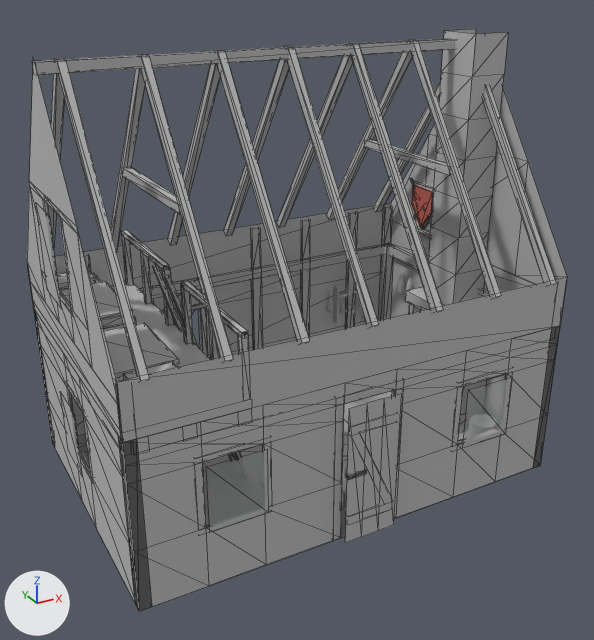
The glTF model game/assets/modelle/gebaeude/neubau/wohnhaus_elb_s1_g2_innen.glb: old version first, new version second.
Before and after are seen from a camera (50 mm lens) standing at (-5.35, -10.13, 7.44) and looking at (-0.07, -0.53, 2.64). The axes (+X, +Y, +Z) are drawn at lower left. The lights are the same throughout. The picture after the commit comes second. Mesh edges are drawn as thin lines on the coarser meshes. Vertices at exactly the same position are counted once.

Names of what the first picture shows: 'Einrichtung_Hauswappen', 'Glas', 'Herd_Set', 'Raum', 'Schlafplatz_Set' and 3 more.
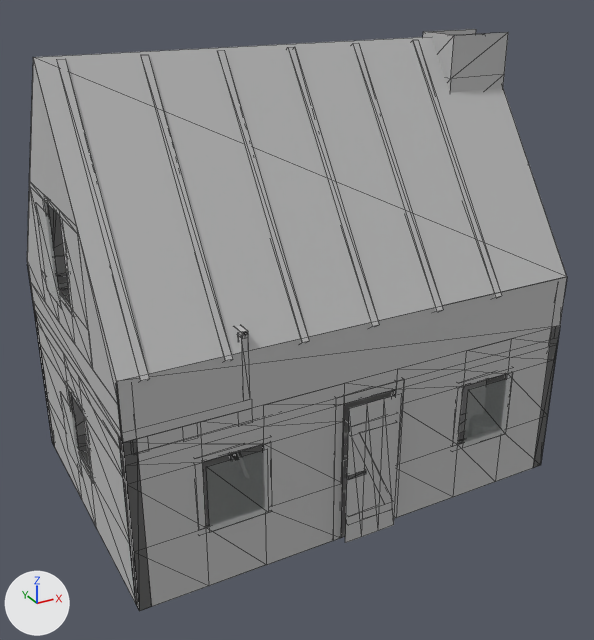
Pixel boxes (x1, y1, x2, y2) of what changed, in the pictures (594 x 640 px):
part 1 of me_raum, deleted
    before: (374, 80, 441, 212)
part 2 of me_raum, deleted
    before: (32, 38, 455, 75)
part 3 of me_raum, deleted
    before: (483, 86, 556, 285)
part 4 of me_raum, built on
    before: (428, 29, 508, 305)
    after: (33, 29, 567, 381)
'Schlafplatz_Set', unchanged, covered by the edit
    before: (58, 270, 180, 381)
    after: (58, 273, 70, 302)

What changed in the scene script:
```text
Change me_raum:
    used by ob_raum; location = (0.0, 0.0, 0.0)
    verts and faces of me_raum; kept vertices keep their numbers, new ones are numbered from 750
    before: 719 (2.68, -0.7, 2.3), 722 (2.68, 0.0, 2.3) at pixel (426, 295), 723 (2.68, 0.0, 2.9) at pixel (428, 261), 724 (2.68, -0.7, 2.9) at pixel (455, 274), 727 (2.68, -0.7, 4.1)
    before: 729 (2.68, 0.0, 3.5) at pixel (430, 226), 730 (2.68, -0.7, 3.5) at pixel (458, 238), 733 (2.68, 0.0, 4.7) at pixel (436, 151), 734 (2.68, 0.0, 4.1) at pixel (433, 189), 737 (2.68, 0.0, 5.3)
    before: 738 (2.68, -0.7, 4.7) at pixel (465, 160), 739 (2.68, -0.7, 5.3) at pixel (468, 119), 742 (2.68, 0.0, 5.9) at pixel (441, 71), 744 (2.68, -0.7, 6.48) at pixel (475, 34), 748 (2.68, 0.0, 6.48) at pixel (444, 30)
    before: 749 (2.68, -0.7, 5.9) at pixel (472, 76)
    remove me_raum.from_pydata(...)  # 750 vertices, 794 faces; spans x -3.28..3.28, y -2.5..2.03, z 0.14..6.48
    add me_raum.from_pydata(...)  # 732 vertices, 774 faces; spans x -3.28..3.28, y -2.5..2.03, z 0.14..6.48
    me_raum part 1: the loose piece of 8 vertices spanning x 2.92..3.04, y -0.25..2.03, z 3.21..6.39 is deleted
    me_raum part 2: the loose piece of 8 vertices spanning x -3.28..3.28, y -0.27..-0.13, z 6.24..6.38 is deleted
    me_raum part 3: the loose piece of 8 vertices spanning x 2.93..3.03, y -2.43..-0.15, z 3.21..6.39 is deleted
    me_raum part 4
    add for i in [719, 722, 723, 724, 727, 729, 730, 733, 734, 737, 738, 739, 742, 744, 748, 749]: verts[i] += (-0.38, 0.0, 0.0)
    add verts[750] = (-3.28, -2.38, 3.31)  # pixel (116, 381)
    add verts[751] = (-3.28, -0.2, 6.42)  # pixel (33, 57)
    add verts[752] = (-3.28, 1.98, 3.31)  # pixel (27, 261)
    add for new, old in zip([753, 754, 755], [750, 751, 752]): verts[new] = verts[old] + (6.56, 0.0, 0.0)
    add faces += [(750, 751, 753), (751, 754, 753), (751, 752, 754), (752, 755, 754)]
```
